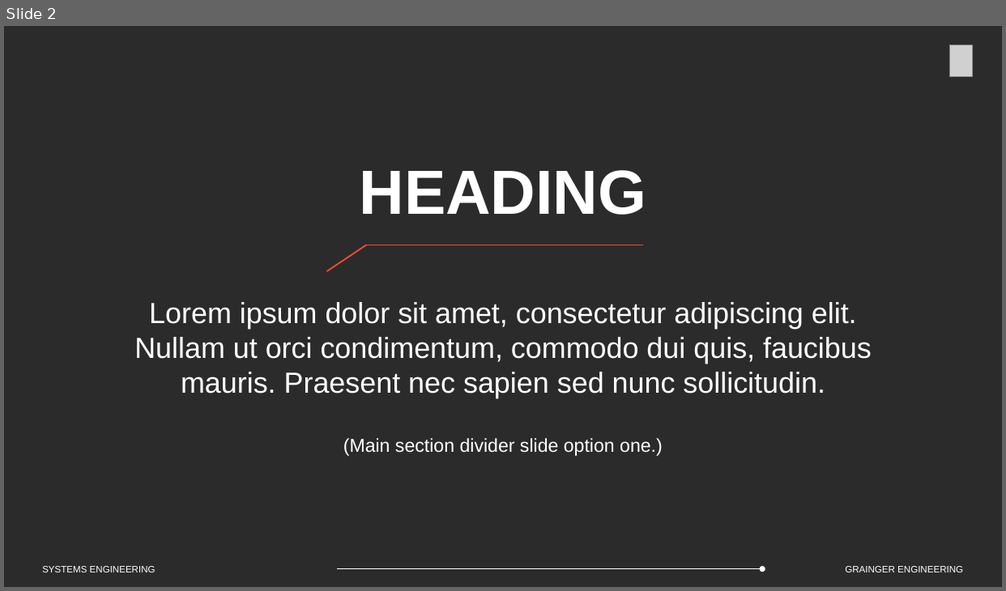
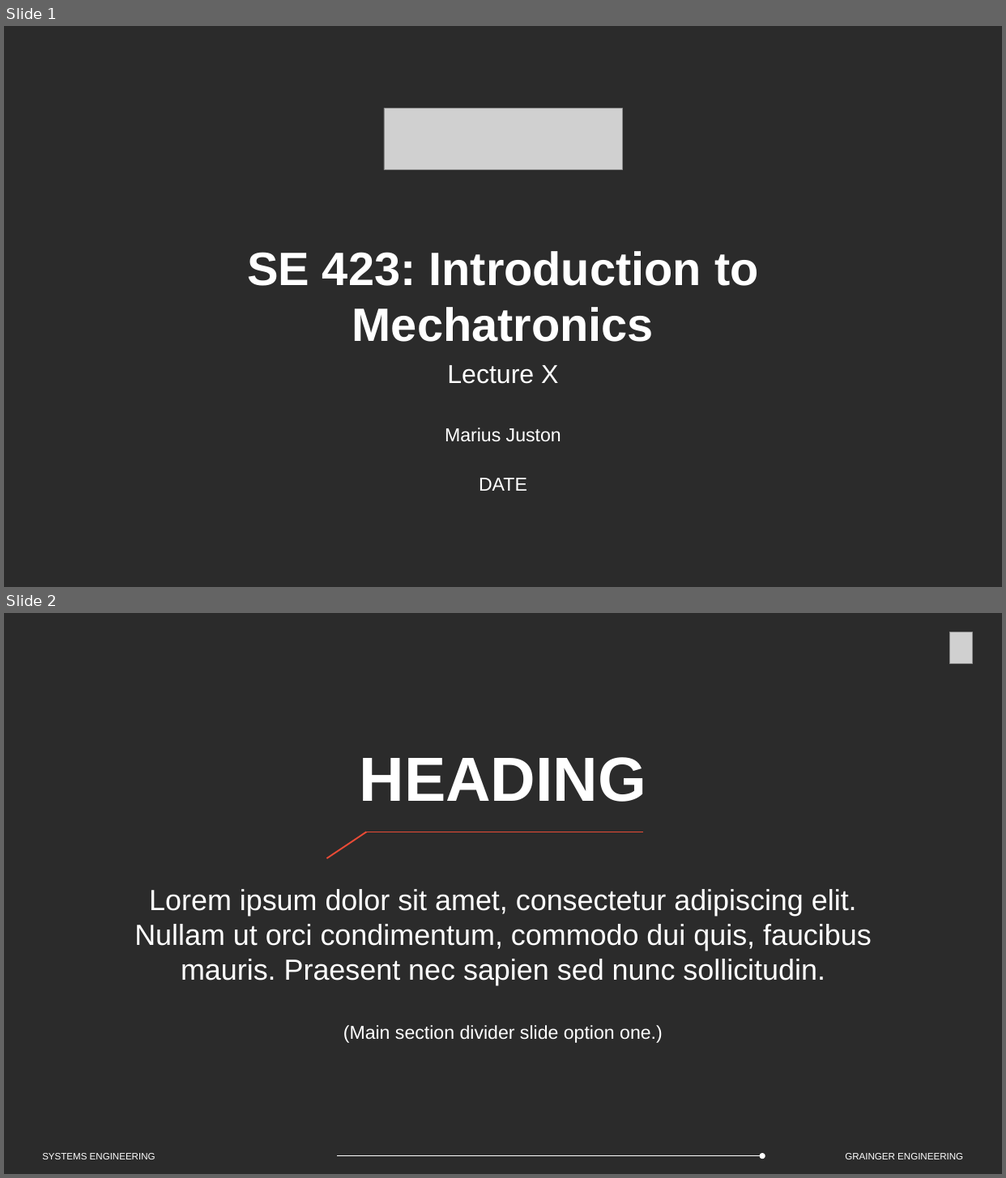
Before and after one commit to Marius-Juston/SE-423---Class-Material, a slide deck: Lectures/Slides/SE-Deck-Template.pptx. Shown one above the other, each under a label of ours: slide 2 before the commit, slides 1 and 2 after it. The pictures are 1006x591 and 1006x1178 pixels, drawn with LibreOffice and Linux fonts; fonts in the diff are those of the drawing; grey boxes stand for pictures; background and template pictures are left out; a plain dark background stands for a picture behind light text. Boxes give left, top, right and bottom in pixels: in the first picture for what was removed or moved away, otherwise in the second. Text is boxed around its words. In the diff, an @@ line names an element or a change of style, - is before the commit and + after.

```diff
--- a/Lectures/Slides/SE-Deck-Template.pptx
+++ b/Lectures/Slides/SE-Deck-Template.pptx
@@ slide 1 added at (4,26,1002,587), background picture (left out) @@
@@ picture added at (385,109,622,170) @@
@@ text added at (247,251,758,442), 45 pt, text #FFFFFF, bold @@
+SE 423: Introduction to Mechatronics
+Lecture X
+Marius Juston
@@ text added at (479,478,527,491), 18 pt, text #FFFFFF @@
+DATE
```
Also in this commit, not shown: 1 other slide added, 1 slide removed.
